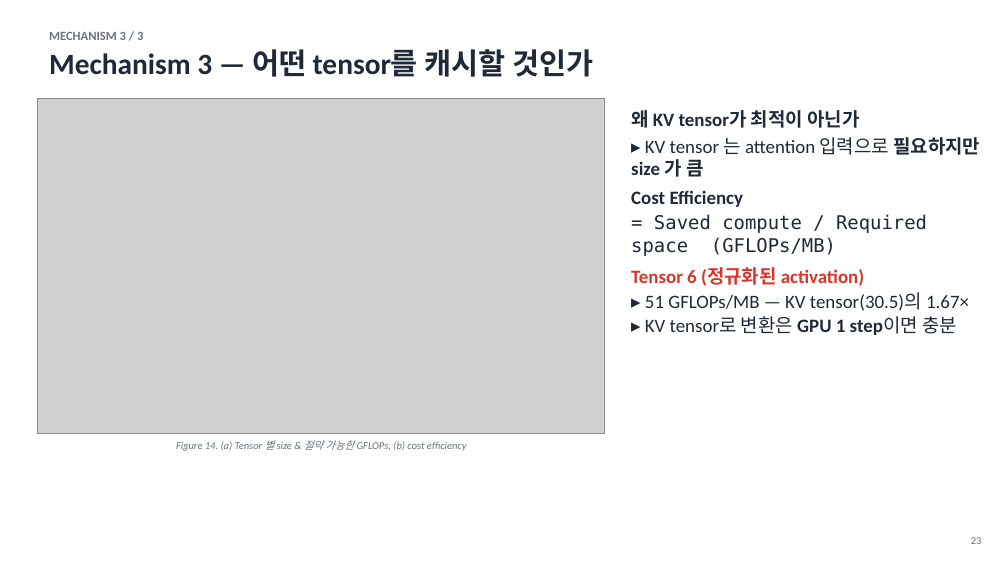
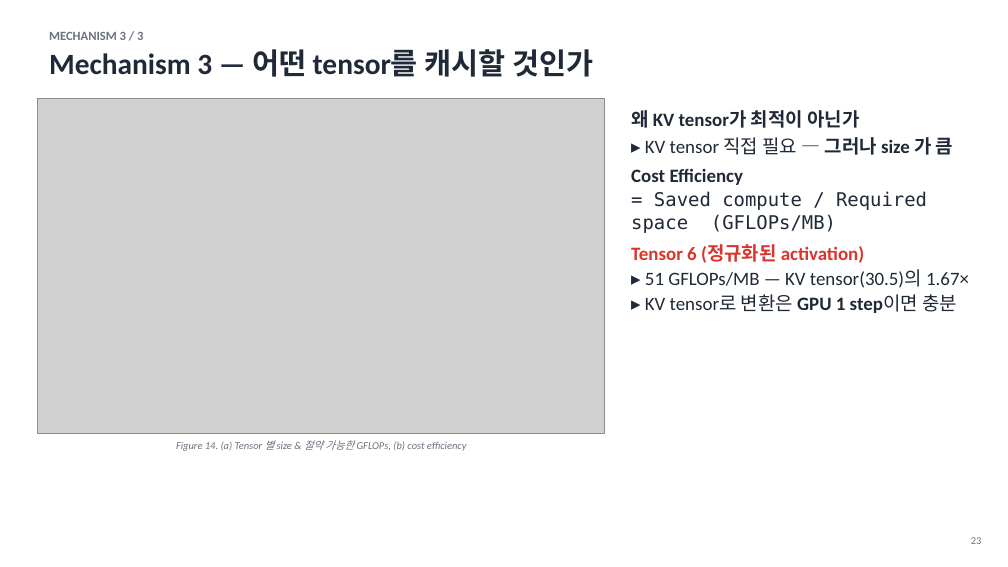
Before and after one commit to Daejun/bidaw, a slide deck: slide 23 of Bidaw_seminar.pptx. Drawn at 1008x567 pixels with LibreOffice and Linux fonts; fonts in the diff are those of the drawing; grey boxes stand for pictures. Boxes give left, top, right and bottom in pixels: in the first picture for what was removed or moved away, otherwise in the second. Text is boxed around its words. In the diff, an @@ line names an element or a change of style, - is before the commit and + after.

Commit message:
Self-review pass: fix layout, overlap, and dead space
After eyeballing the rendered deck slide-by-slide, several layout
issues surfaced. Changes:

- Slide 4: shrink left-bullet column 6.4″ → 6.0″ so it stops bleeding
  into the right-side schematic box
- Slide 8: replace 1.6″ tinted callout panel (which held a single
  sentence) with a slim one-line teaser
- Slide 11: rearrange figures 7 + 8 from stacked vertically (which left
  the right half empty) to side-by-side across the top, with the body
  on the bottom row
- Slides 13, 17, 24: shrink the two-column callout panels from 5.6″
  height to ~3.4–4.0″ so they actually match their content
- Slide 21: stretch the 5-step list from 0.85″ row pitch to 1.05″, with
  larger circled numerals — fills the slide instead of bottom-loading
- Slides 9, 10, 23, 24: tighten Korean copy on widow-prone bullets

```diff
--- a/Bidaw_seminar.pptx
+++ b/Bidaw_seminar.pptx
@@ text at [645,137,953,155]: text changed @@
-▸ KV tensor 는 attention 입력으로 필요하지만 size 가 큼
+▸ KV tensor 직접 필요 — 그러나 size 가 큼
```
Also in this commit, not shown: 9 other slides changed, 2 other files.
